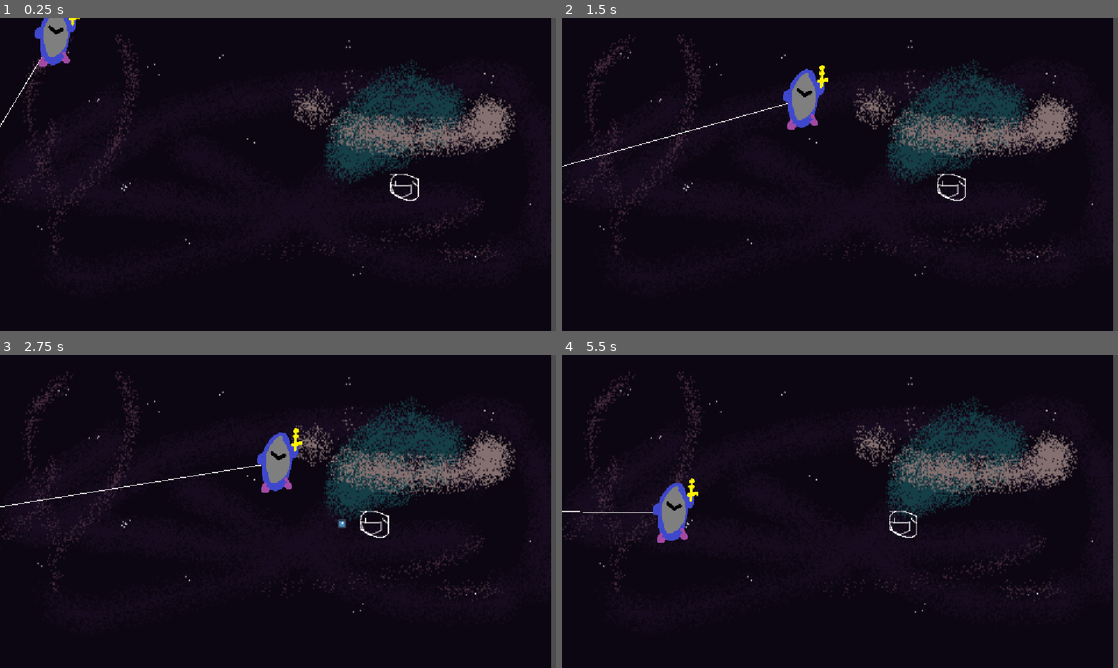
Above: before the commit, frames 1-4 (two rows, left to right).
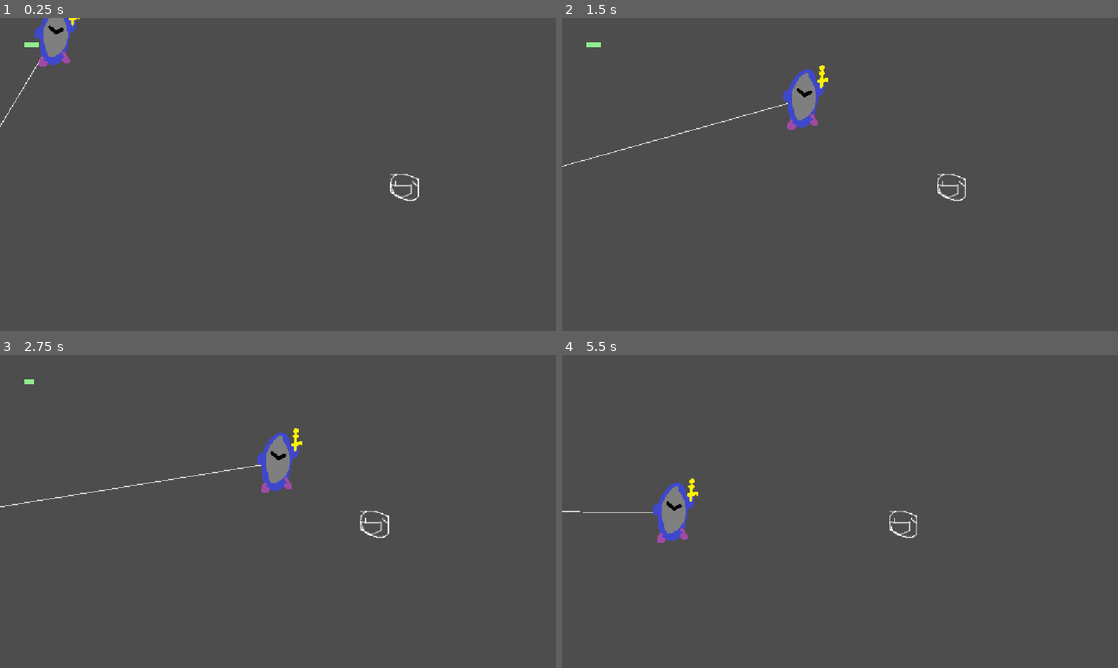
Above: after the commit, the same moments.

Repository: UnicornBeast/thegameofdoomanddeath
Game: Godot game, scene res://mainLevel.tscn
The game is run twice, just before and just after one commit, with the same random seed, the same clock (stepped at 60 frames per second) and the same inputs. The engine's default icon, where the game draws it, is replaced by a stand-in: a white triangle on a blue panel in a dark square.
Inputs (mouse positions are in pixels of both pictures, inside the frame that each line leads up to):
- Up to frame 1 (0.25 s): no input
- Up to frame 2 (1.5 s): move the mouse to (962, 158) at 0.52 s; tap G (BulletTest) at 0.6, 1.35 s; move the mouse to (728, 190) at 1.27 s
- Up to frame 3 (2.75 s): move the mouse to (333, 442) at 2.02 s; hold D (damagetest) from 2.03 s (still down); tap G (BulletTest) at 2.3 s
- Up to frame 4 (5.5 s): move the mouse to (812, 574) at 2.77 s; release D (damagetest) at 2.78 s; tap R (depression) at 2.85 s; tap G (BulletTest) at 3.05, 3.6, 4.35, 5.3 s; move the mouse to (1006, 558) at 3.52 s; move the mouse to (673, 464) at 4.27 s; move the mouse to (867, 511) at 5.02 s; hold D (damagetest) from 5.03 s (still down)

The runs differ from the first frame. In frame 1, 97% of the frame differs, in the area x 0-100%, y 0-100%; in frame 2, 97%; in frame 3, 97%; in frame 4, 97%.

Commit message:
made bullets auto

Diff:
--- a/mainLevel.tscn
+++ b/mainLevel.tscn
@@ -16,6 +16,7 @@
 script = ExtResource("1_4hor2")
 
 [node name="Imcookinanditsageesenbo" type="Sprite2D" parent="." unique_id=1273964475]
+visible = false
 position = Vector2(562.5, 322)
 scale = Vector2(2.4104166, 2.7083333)
 texture = ExtResource("2_qg288")
@@ -36,9 +37,14 @@
 shape = SubResource("RectangleShape2D_tadfv")
 
 [node name="BulletSprite" type="Sprite2D" parent="Enemy/EnemyBullet" unique_id=1578441714]
-visible = false
 position = Vector2(-0.24993896, 0.125)
 scale = Vector2(0.12890609, 0.15429679)
 texture = ExtResource("3_4hor2")
 
 [node name="Node2D" parent="." unique_id=1958953829 instance=ExtResource("3_yv4n1")]
+
+[node name="Timer" type="Timer" parent="." unique_id=791583654]
+wait_time = 3.409
+autostart = true
+
+[connection signal="timeout" from="Timer" to="." method="_on_timer_timeout"]
--- a/main_level.gd
+++ b/main_level.gd
@@ -2,6 +2,8 @@
 
 @export var shipSpeed = 25
 @export var bulletSpeed = 175
+@export var enemyHealth = 25
+@export var bossHealth = 50
 @onready var bulletSprite = $Enemy/EnemyBullet/BulletSprite
 @onready var bullet = $Enemy/EnemyBullet
 @onready var shipSprite = $Enemy/Ship/ShipSprite
@@ -30,8 +32,6 @@
 func _process(delta: float) -> void:
 	queue_redraw()
 	ship.position.x -= shipSpeed*delta
-	if Input.is_action_just_pressed("BulletTest"):
-		doBullet = not doBullet
 	if doBullet:
 		_bullet()
 	else:
@@ -54,3 +54,10 @@
 	var player = get_node("Node2D/Player")
 	#Like the healthbar!
 	draw_rect(Rect2(Vector2(50,50),Vector2(player.health*10,10)),Color.LIGHT_GREEN)
+
+func _enemyDamage() -> void:
+	pass
+
+
+func _on_timer_timeout() -> void:
+	doBullet = not doBullet
